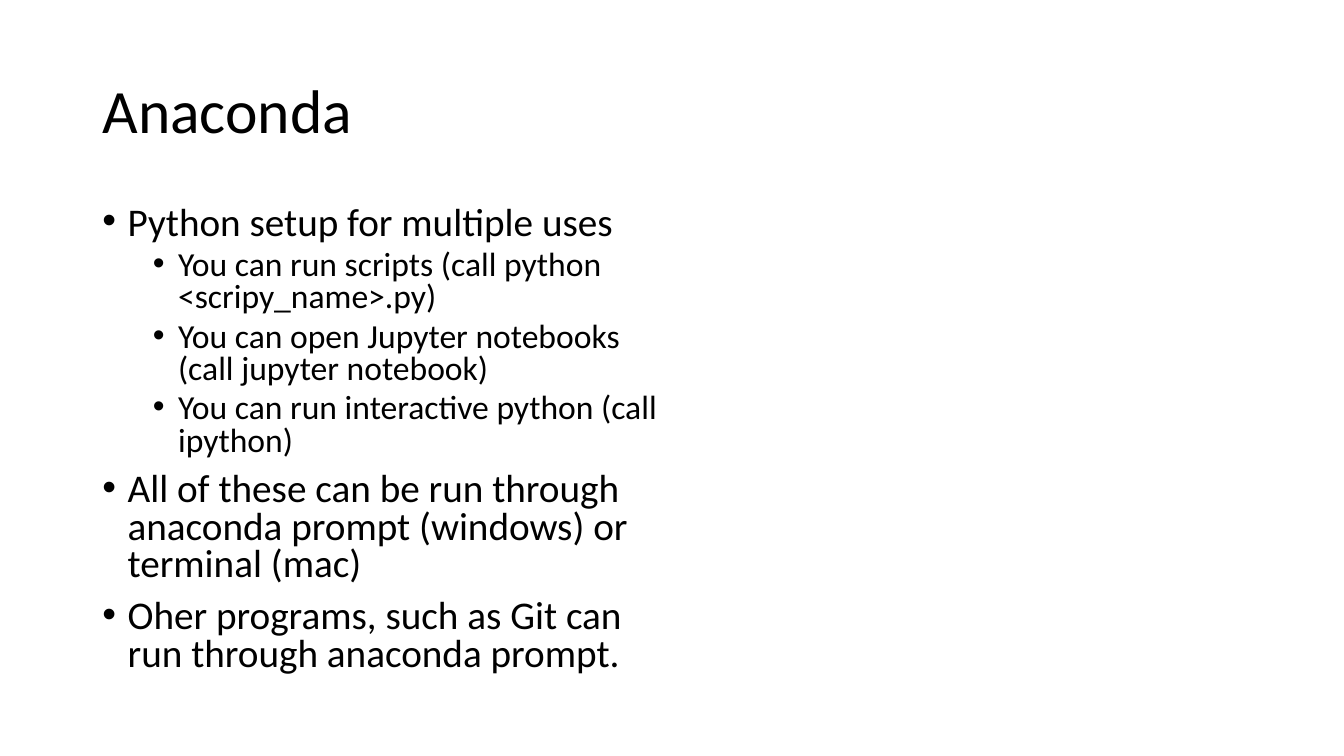
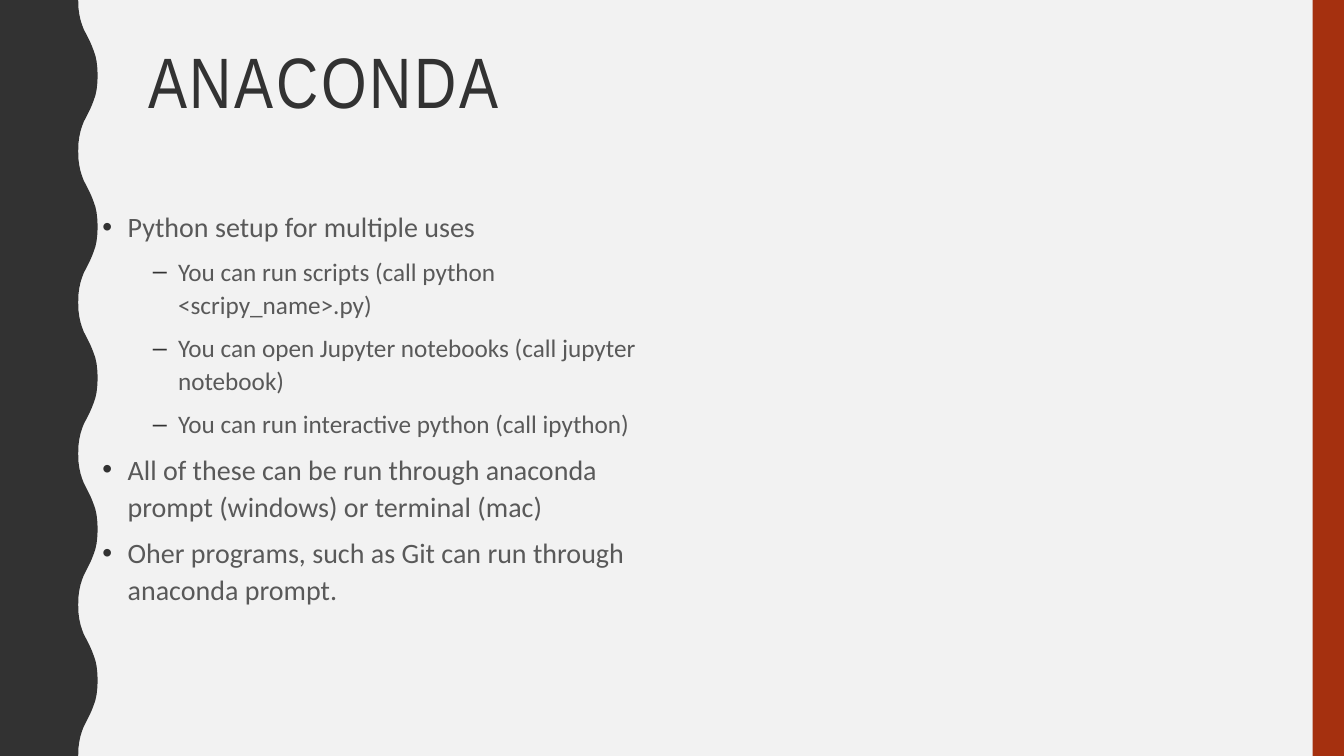
Before and after one commit to gds001/MolSSI-Presentation, a slide deck: slide 8 of MOLSSIWorkshop2018.pptx. Drawn at 1344x756 pixels with LibreOffice and Linux fonts; fonts in the diff are those of the drawing. Boxes give left, top, right and bottom in pixels: in the first picture for what was removed or moved away, otherwise in the second. Text is boxed around its words. In the diff, an @@ line names an element or a change of style, - is before the commit and + after.

```diff
--- a/MOLSSIWorkshop2018.pptx
+++ b/MOLSSIWorkshop2018.pptx
@@ background #FFFFFF to #F2F2F2 @@
@@ freeform shape added at box(0, 0, 98, 756), fill #323232 @@
@@ rectangle added at box(1313, 0, 1344, 756), fill #A5300F @@
@@ title "ANACONDA" at box(148, 58, 499, 109): vertical alignment middle to top @@
@@ title at box(148, 58, 499, 109): text changed; size 44 to 51 pt; font Calibri to Arial Narrow; text colour #000000 to #323232 @@
-Anaconda
+ANACONDA
@@ text "Python setup for multiple uses" at box(128, 217, 635, 605): size 28 to 20 pt in "Python setup for multiple uses", "All of these can be run through ...", "Oher programs, such as Git can run ..."; text colour #000000 to #595959; size 24 to 18 pt in "You can run scripts (call python <scripy_name>.py)", "You can open Jupyter notebooks (call jupyter ...", "You can run interactive python (call ipython)"; line spacing 0.8 to 1.1; less space between paragraphs; bullet • to –; more space between paragraphs @@
```
Also in this commit, not shown: 8 other slides changed, 10 slides added, 2 slides removed, 2 other files.
